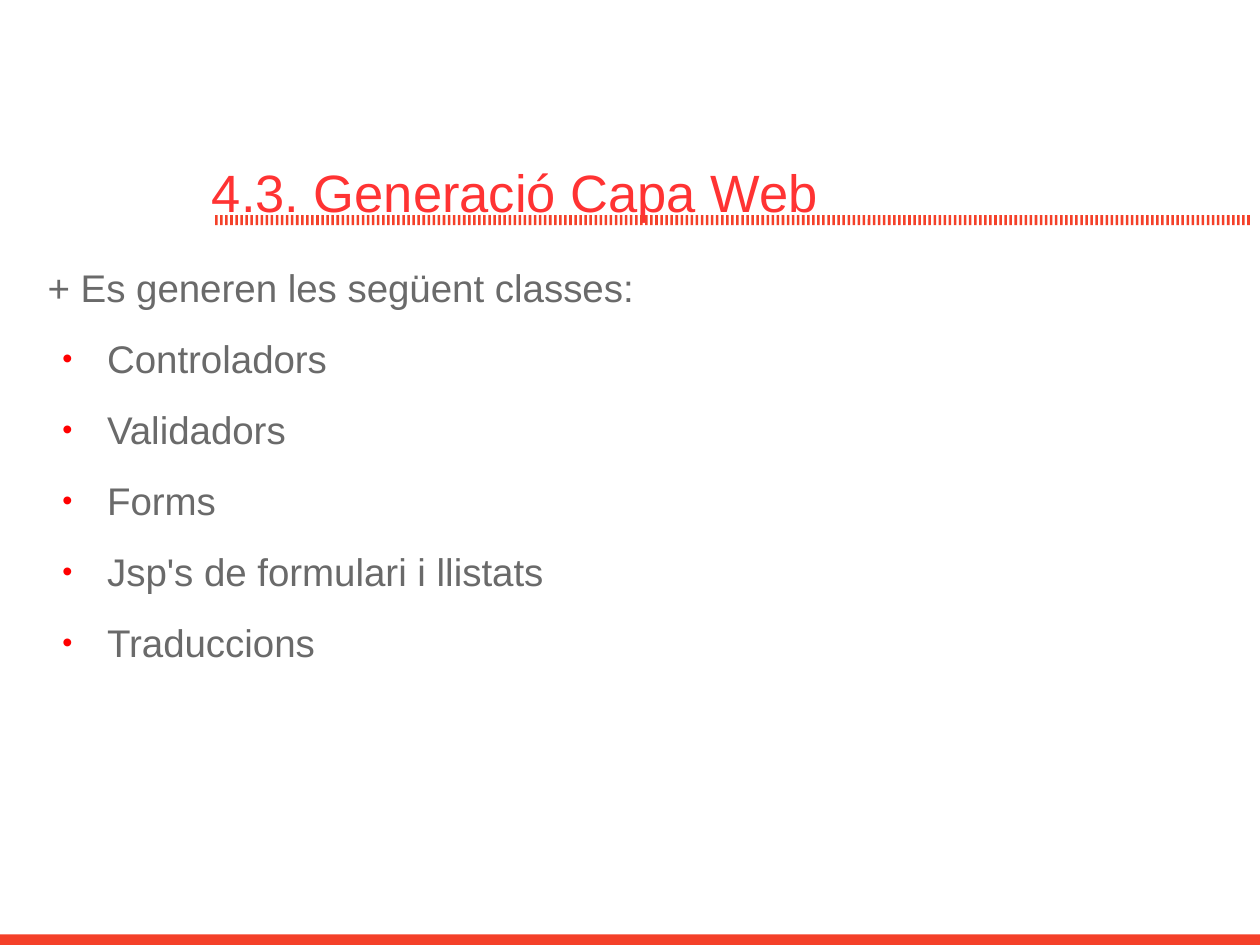
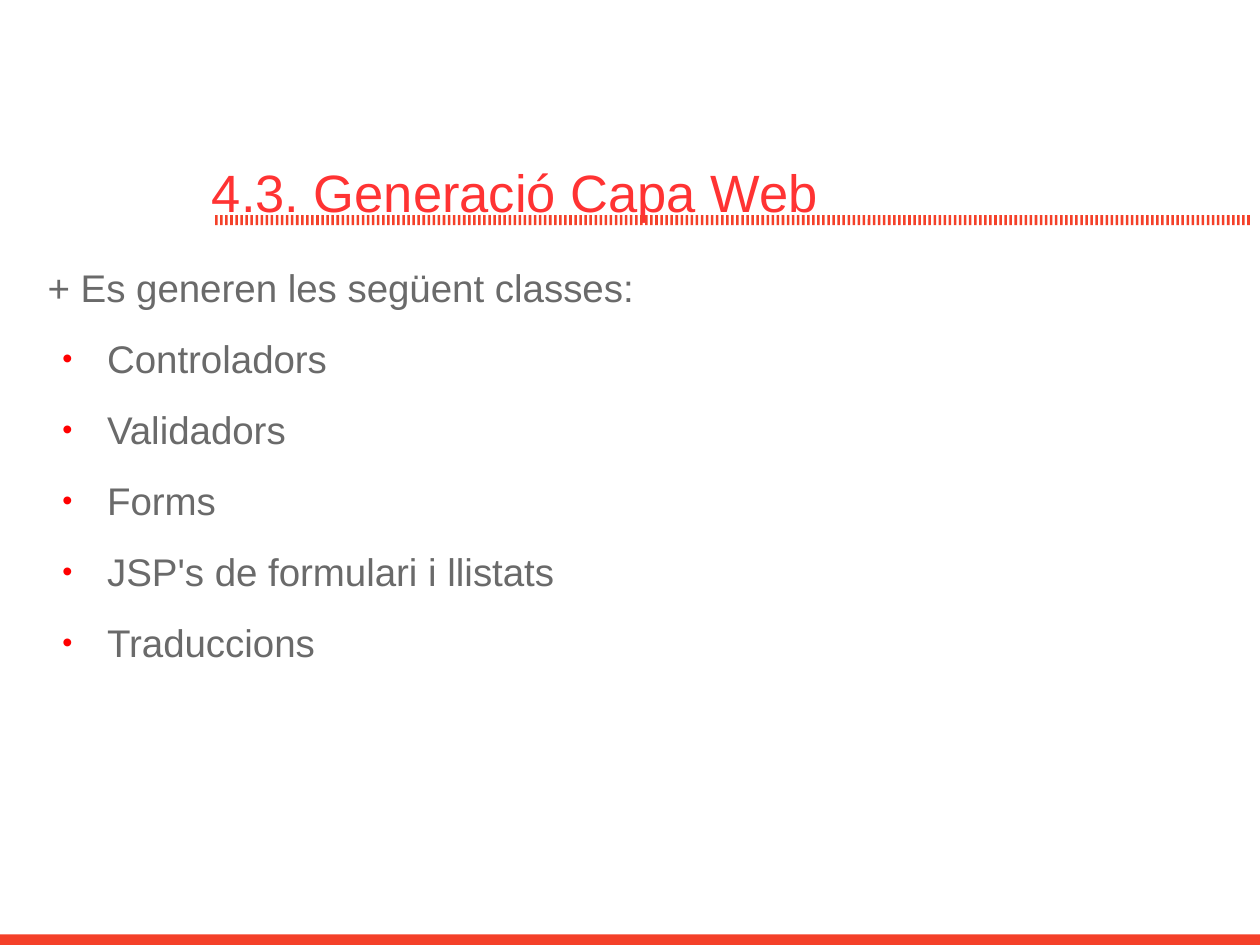
Before and after one commit to GovernIB/genapp, a slide deck: slide 9 of genapp-core/branches/genapp-1.0/doc/genapp.odp. Drawn at 1260x945 pixels with LibreOffice and Linux fonts; fonts in the diff are those of the drawing; background and template pictures are left out. Boxes give left, top, right and bottom in pixels: in the first picture for what was removed or moved away, otherwise in the second. Text is boxed around its words. In the diff, an @@ line names an element or a change of style, - is before the commit and + after.

```diff
--- a/genapp-core/branches/genapp-1.0/doc/genapp.odp
+++ b/genapp-core/branches/genapp-1.0/doc/genapp.odp
@@ text at bbox=[107, 558, 554, 587]: text changed @@
-• Jsp's de formulari i llistats
+• JSP's de formulari i llistats
```
Also in this commit, not shown: 8 other slides changed, 1 other file.
